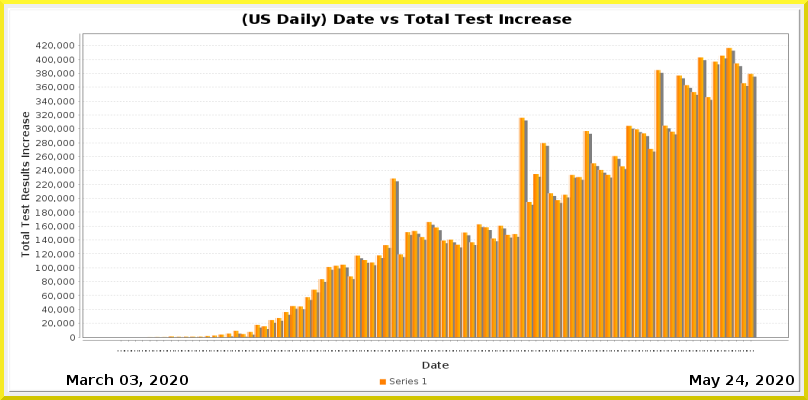
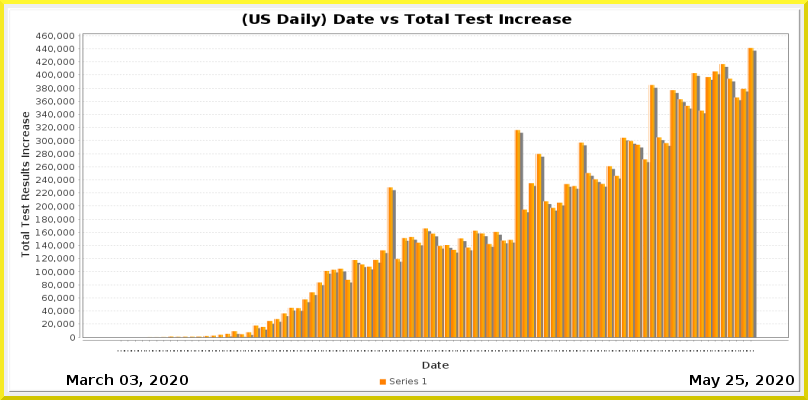
Layers edited between the first and the second 808px x 400px image:
painted on "Current Date" over [736, 375, 744, 385]
painted on "Date_vs_TestIncrease.png" over [36, 32, 789, 352]
